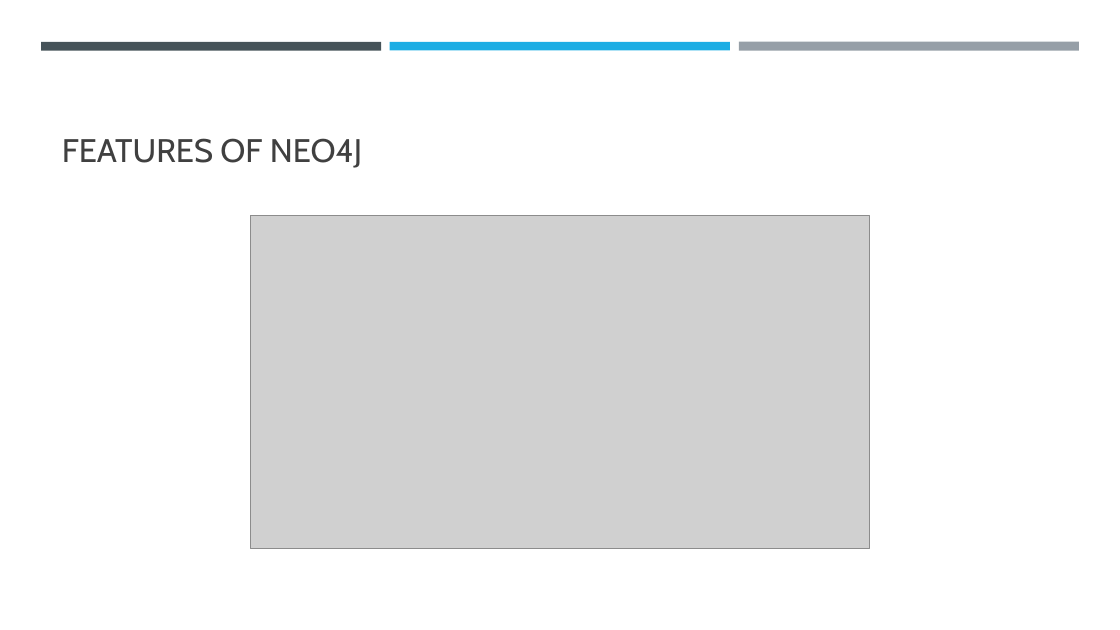
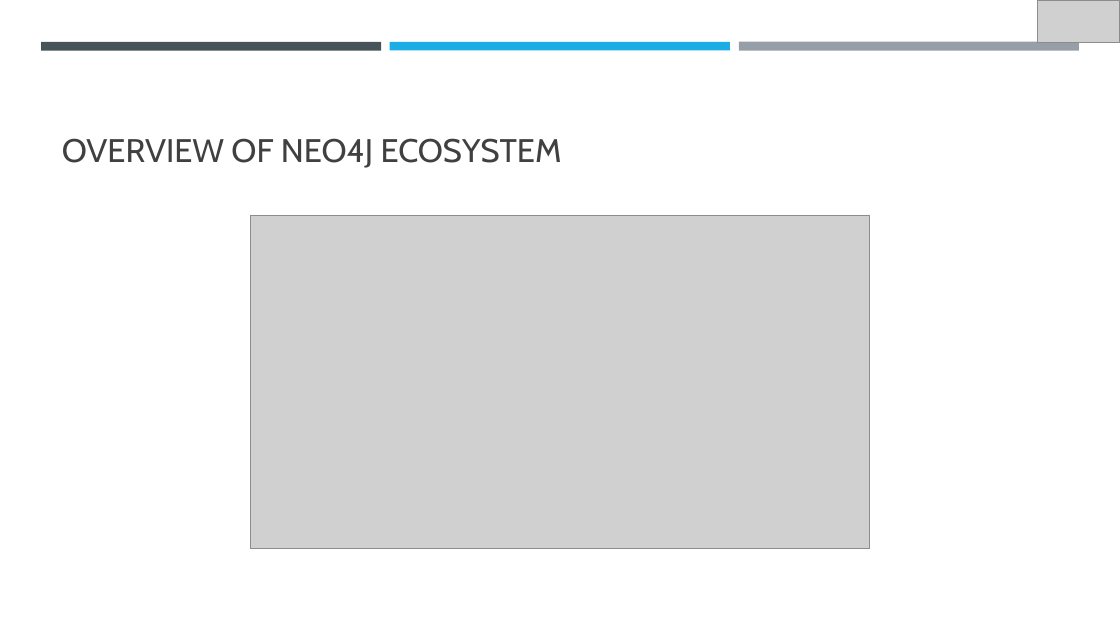
Before and after one commit to smit-joshi814/NoSQL, a slide deck: slide 12 of neo4j Presentation.pptx (slide 5 before the commit). Drawn at 1120x630 pixels with LibreOffice and Linux fonts; fonts in the diff are those of the drawing; grey boxes stand for pictures. Boxes give left, top, right and bottom in pixels: in the first picture for what was removed or moved away, otherwise in the second. Text is boxed around its words. In the diff, an @@ line names an element or a change of style, - is before the commit and + after.

```diff
--- a/neo4j Presentation.pptx
+++ b/neo4j Presentation.pptx
@@ picture added at <box>1038,0,1120,42</box> @@
@@ title at <box>62,138,562,168</box>: text changed @@
-FEATURES OF NEO4J
+OVERVIEW OF NEO4J ECOSYSTEM
```
Also in this commit, not shown: 6 other slides changed, 12 slides added, 5 slides removed, 43 other files.
